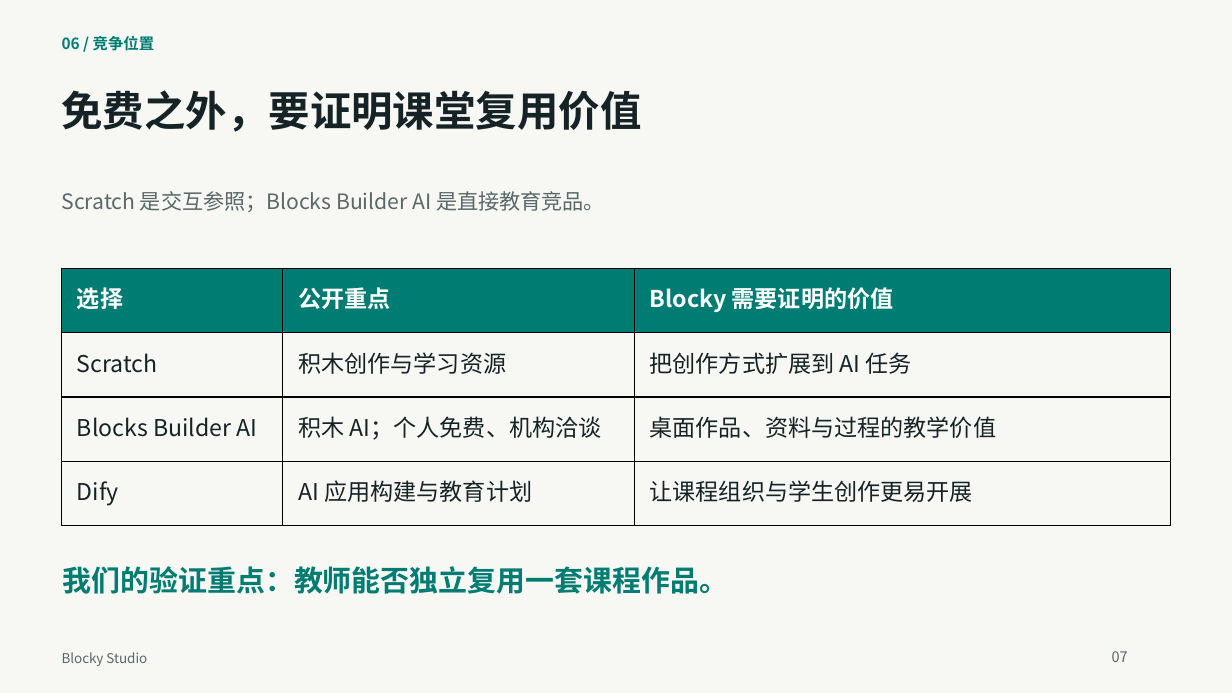
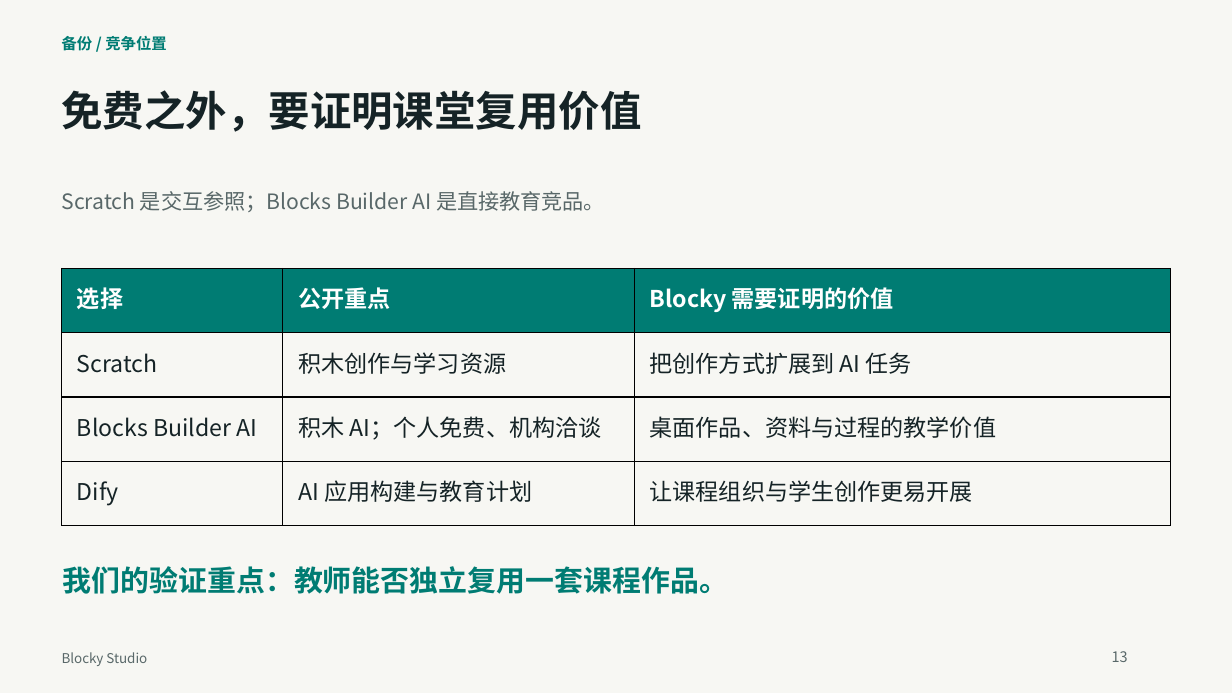
Before and after one commit to q2955161835-debug/Blocky-AI, a slide deck: slide 13 of doc/交付/2026-10-03-答辩与商业计划书/Blocky-Studio-新版答辩-2026-10-03.pptx (slide 7 before the commit). Drawn at 1232x693 pixels with LibreOffice and Linux fonts; fonts in the diff are those of the drawing. Boxes give left, top, right and bottom in pixels: in the first picture for what was removed or moved away, otherwise in the second. Text is boxed around its words. In the diff, an @@ line names an element or a change of style, - is before the commit and + after.

```diff
--- a/doc/交付/2026-10-03-答辩与商业计划书/Blocky-Studio-新版答辩-2026-10-03.pptx
+++ b/doc/交付/2026-10-03-答辩与商业计划书/Blocky-Studio-新版答辩-2026-10-03.pptx
@@ text at (62, 36, 167, 51): text changed @@
-06 / 竞争位置
+备份 / 竞争位置
@@ text at (1112, 651, 1128, 662): text changed @@
-07
+13
```
Also in this commit, not shown: 8 other slides changed, 4 slides added, 4 slides removed, 16 other files.
